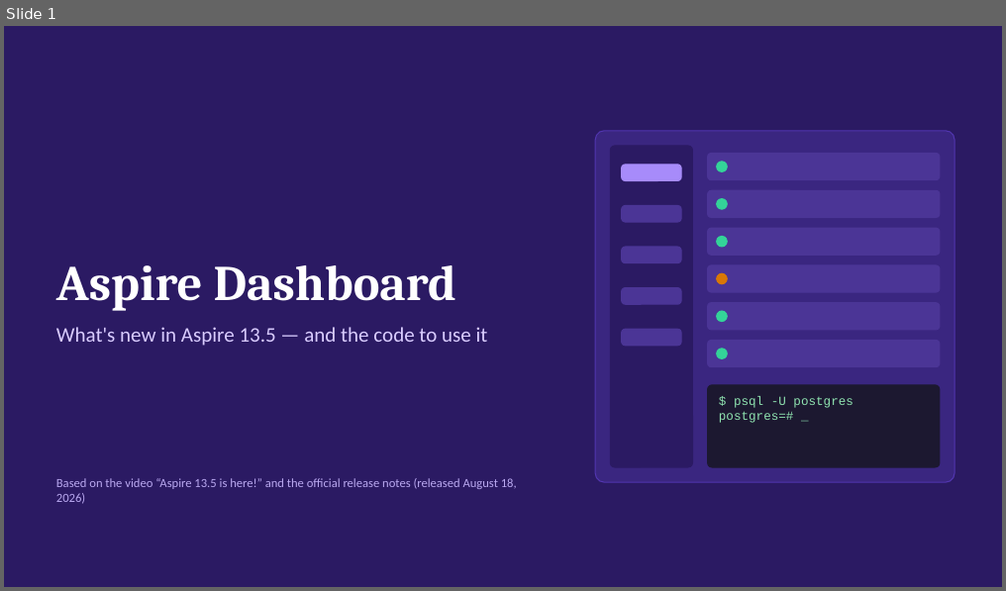
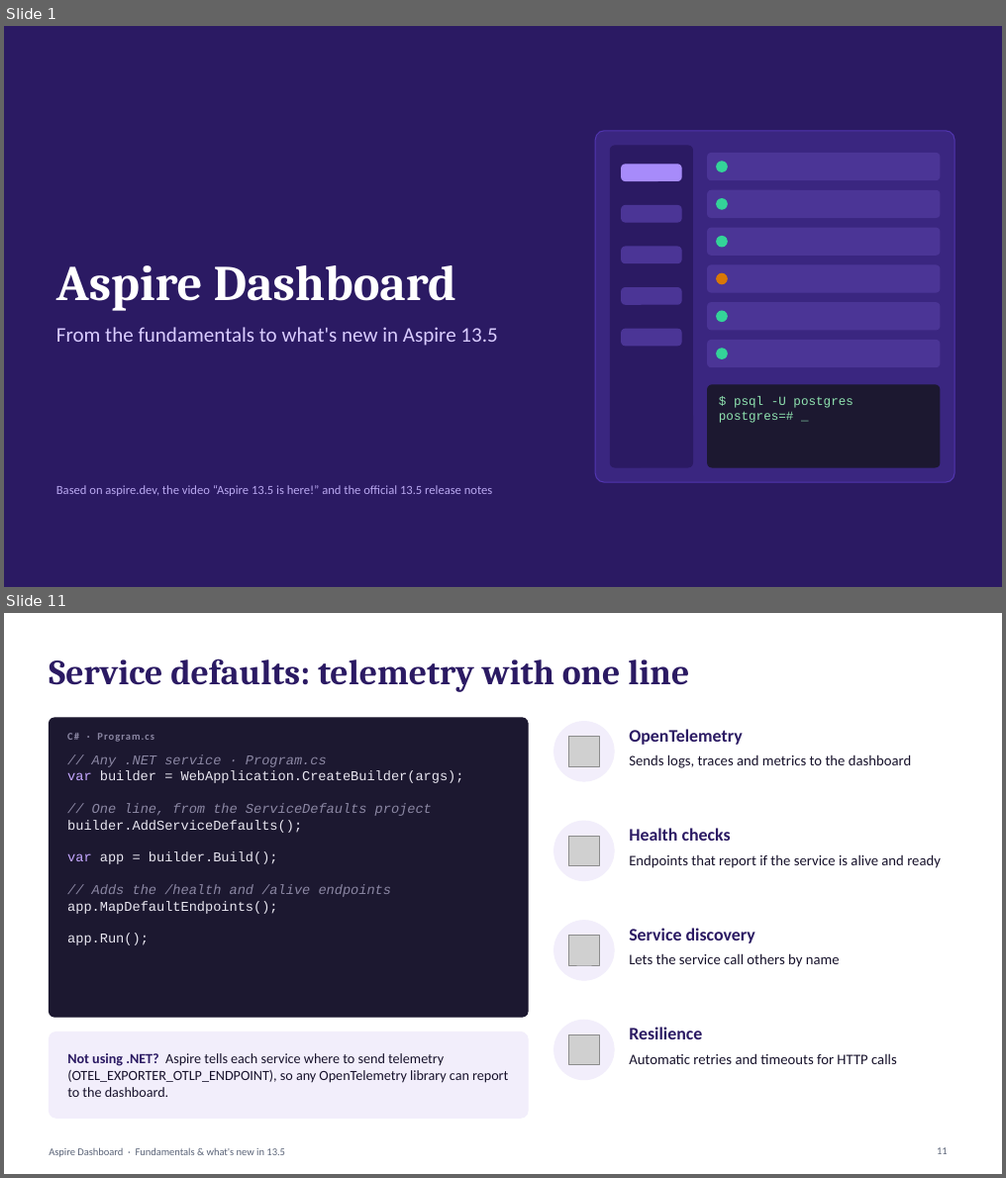
Before and after one commit to mcdmags/aspire-dashboard, a slide deck: aspire-dashboard-13-5.pptx. Shown one above the other, each under a label of ours: slide 1 before the commit, slides 1 and 11 after it; the slides between them are not shown. The pictures are 1006x591 and 1006x1178 pixels, drawn with LibreOffice and Linux fonts; fonts in the diff are those of the drawing; grey boxes stand for pictures. Boxes give left, top, right and bottom in pixels: in the first picture for what was removed or moved away, otherwise in the second. Text is boxed around its words. In the diff, an @@ line names an element or a change of style, - is before the commit and + after.

Commit message:
Added fundamentals and concise version

```diff
--- a/aspire-dashboard-13-5.pptx
+++ b/aspire-dashboard-13-5.pptx
@@ slide 11 added at [4,613,1002,1174], background #FFFFFF @@
@@ title added at [49,659,689,692], 34 pt, text #2B1A63, bold @@
+Service defaults: telemetry with one line
@@ rounded rectangle added at [49,718,528,1017], fill #1C1830, outline #1C1830 1 pt @@
@@ ellipse added at [554,722,614,781], fill #F2EEFB, outline #F2EEFB 1 pt @@
@@ text added at [629,729,742,745], 17 pt, text #2B1A63, bold @@
+OpenTelemetry
@@ text added at [67,733,154,742], 10 pt, text #8B87A3, bold @@
+C# · Program.cs
@@ text added at [67,755,464,946], 13 pt, text #E8E6F0 @@
+// Any .NET service · Program.cs
+var builder = WebApplication.CreateBuilder(args);
+// One line, from the ServiceDefaults project
+builder.AddServiceDefaults();
+var app = builder.Build();
+// Adds the /health and /alive endpoints
+app.MapDefaultEndpoints();
+app.Run();
@@ picture added at [569,737,599,766] @@
@@ text added at [629,755,911,768], 14 pt, text #17122B @@
+Sends logs, traces and metrics to the dashboard
@@ ellipse added at [554,821,614,881], fill #F2EEFB, outline #F2EEFB 1 pt @@
@@ picture added at [569,836,599,866] @@
@@ text added at [629,828,731,841], 17 pt, text #2B1A63, bold @@
+Health checks
@@ text added at [629,855,941,868], 14 pt, text #17122B @@
+Endpoints that report if the service is alive and ready
@@ ellipse added at [554,921,614,980], fill #F2EEFB, outline #F2EEFB 1 pt @@
@@ picture added at [569,936,599,965] @@
@@ text added at [629,928,755,944], 17 pt, text #2B1A63, bold @@
+Service discovery
@@ text added at [629,954,840,967], 14 pt, text #17122B @@
+Lets the service call others by name
@@ ellipse added at [554,1020,614,1080], fill #F2EEFB, outline #F2EEFB 1 pt @@
@@ text added at [629,1027,702,1040], 17 pt, text #2B1A63, bold @@
+Resilience
@@ rounded rectangle added at [49,1032,528,1118], fill #F2EEFB, outline #F2EEFB 1 pt @@
@@ text added at [67,1054,508,1097], 13.5 pt, text #17122B @@
+Not using .NET? Aspire tells each service where to send telemetry (OTEL_EXPORTER_OTLP_ENDPOINT), so any OpenTelemetry library can report to the dashboard.
@@ picture added at [569,1035,599,1065] @@
@@ text added at [629,1054,897,1064], 14 pt, text #17122B @@
+Automatic retries and timeouts for HTTP calls
@@ text added at [49,1148,285,1157], 10 pt, text #5B6478 @@
+Aspire Dashboard · Fundamentals & what's new in 13.5
@@ page number added at [937,1148,947,1155], 10 pt, text #5B6478 @@
+11
@@ slide 1 changed as well @@
@@ text at [56,327,497,346]: text changed @@
-What's new in Aspire 13.5 — and the code to use it
+From the fundamentals to what's new in Aspire 13.5
@@ text at [56,485,493,496]: text changed @@
-Based on the video “Aspire 13.5 is here!” and the official release notes (released August 18, 2026)
+Based on aspire.dev, the video “Aspire 13.5 is here!” and the official 13.5 release notes
```
Also in this commit, not shown: 12 other slides changed, 18 other slides added, 5 slides removed, 1 other file.
